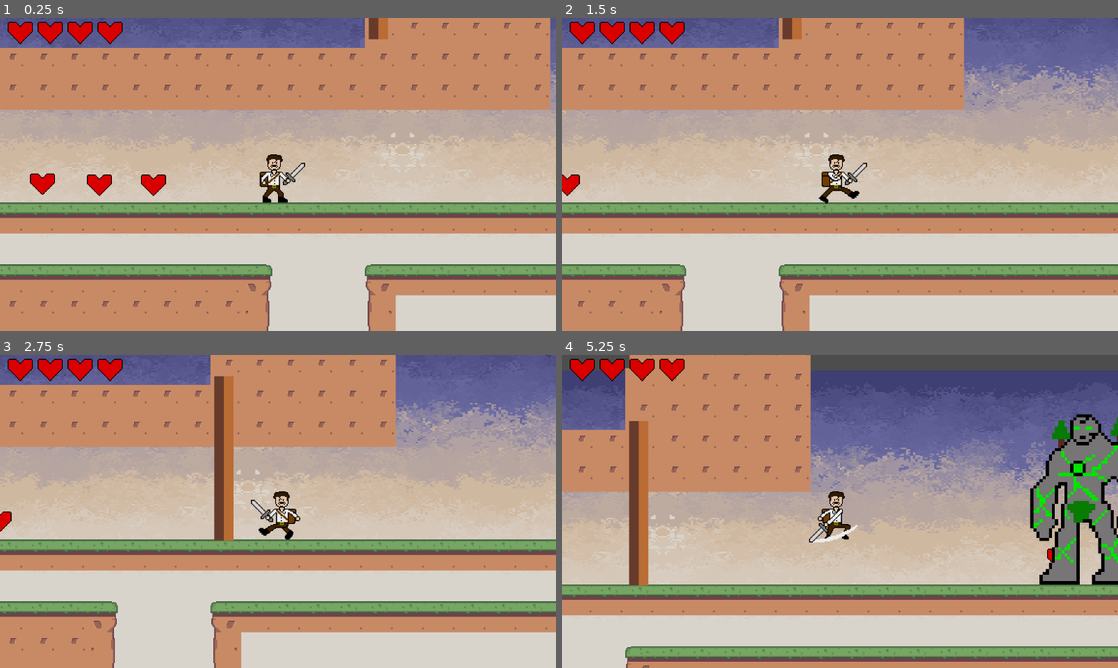
Above: before the commit, frames 1-4 (two rows, left to right).
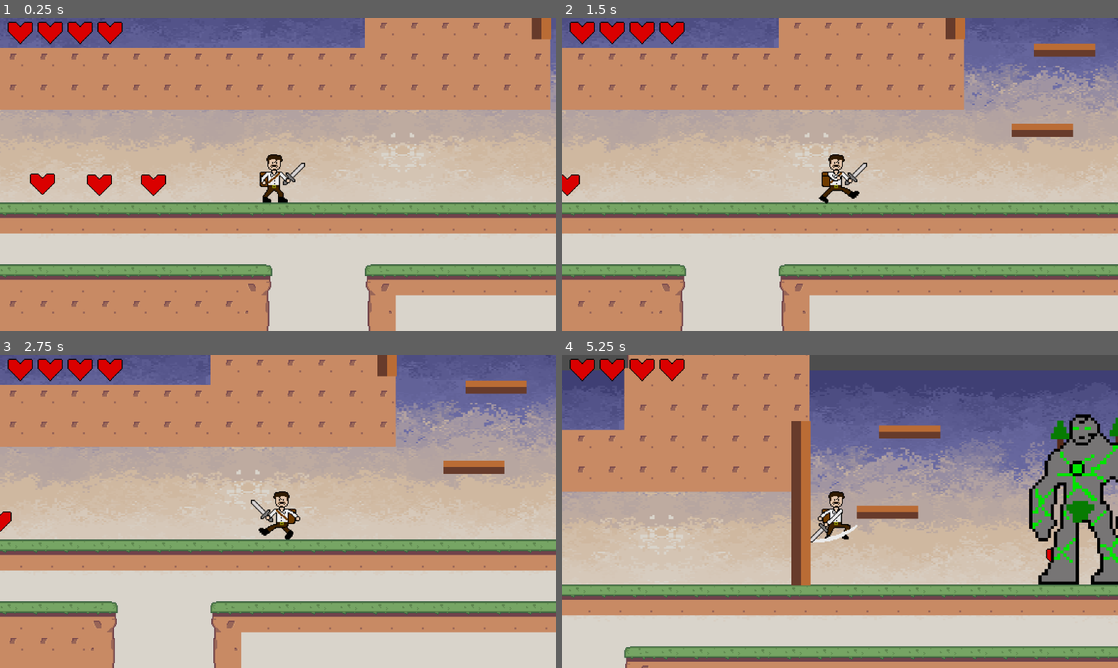
Above: after the commit, the same moments.

Repository: bscott519/ColossalCrisisGame
Game: Godot game, scene res://Scenes/level_5.tscn
Same seed, same stepped clock (60 frames per second), same inputs: the game is played once before the commit and once after it. This scene is started directly instead of the project's main scene. The engine's default icon, where the game draws it, is replaced by a stand-in: a white triangle on a blue panel in a dark square. Sound files missing from this copy of the repository are replaced by a short silence.
Inputs (mouse positions are in pixels of both pictures, inside the frame that each line leads up to):
- Up to frame 1 (0.25 s): no input
- Up to frame 2 (1.5 s): tap Enter (enter) at 0.5, 1.35 s; move the mouse to (962, 158) at 0.52 s; hold D (right) from 0.53 s (still down); click (962, 158) at 0.6 s; tap Space (jump) at 0.77 s; move the mouse to (728, 190) at 1.27 s
- Up to frame 3 (2.75 s): tap Space (jump) at 1.52 s; move the mouse to (333, 442) at 2.02 s; release D (right) at 2.03 s; hold A (left) from 2.03 s (still down); click (333, 442) at 2.1 s
- Up to frame 4 (5.25 s): move the mouse to (812, 574) at 2.77 s; release A (left) at 2.78 s; hold D (right) 2.78-4.28 s; tap Enter (enter) at 2.85, 4.35 s; tap Space (jump) at 3.02, 3.77, 4.52 s; move the mouse to (1006, 558) at 3.52 s; click (1006, 558) at 3.6 s; move the mouse to (673, 464) at 4.27 s; hold A (left) 4.28-5.03 s; move the mouse to (867, 511) at 5.02 s; hold D (right) from 5.03 s (still down); click (867, 511) at 5.1 s

The runs differ from the first frame. In frame 1, 0.5% of the frame differs, in the area x 66-100%, y 0-7%; in frame 2, 1.4%; in frame 3, 3.0%; in frame 4, 7.4%, in the area x 0-100%, y 0-100%.

Commit message:
player can damage giant

Diff:
--- a/Scenes/earth_giant.tscn
+++ b/Scenes/earth_giant.tscn
@@ -132,15 +132,17 @@
 [sub_resource type="RectangleShape2D" id="RectangleShape2D_fyhic"]
 size = Vector2(75, 31)
 
-[node name="EarthGiant" type="CharacterBody2D"]
+[sub_resource type="CapsuleShape2D" id="CapsuleShape2D_vgat6"]
+radius = 18.0
+height = 52.0
+
+[node name="EarthGiant" type="CharacterBody2D" groups=["enemies"]]
 script = ExtResource("1_kl2yr")
 
 [node name="AnimatedSprite2D" type="AnimatedSprite2D" parent="."]
 sprite_frames = SubResource("SpriteFrames_e7ak4")
 animation = &"idle"
 autoplay = "idle"
-frame = 1
-frame_progress = 0.479434
 
 [node name="CollisionShape2D" type="CollisionShape2D" parent="."]
 position = Vector2(-1, 6)
@@ -160,6 +162,12 @@
 position = Vector2(-2.5, 14.5)
 shape = SubResource("RectangleShape2D_fyhic")
 
+[node name="EGHitbox" type="Area2D" parent="."]
+
+[node name="CollisionShape2D" type="CollisionShape2D" parent="EGHitbox"]
+position = Vector2(-2, 5)
+shape = SubResource("CapsuleShape2D_vgat6")
+
 [connection signal="animation_finished" from="AnimatedSprite2D" to="." method="_on_animated_sprite_2d_animation_finished"]
 [connection signal="timeout" from="AttackCooldown" to="." method="_on_attack_cooldown_timeout"]
 [connection signal="body_entered" from="AttackRadius" to="." method="_on_attack_radius_body_entered"]
--- a/Scenes/level_5.tscn
+++ b/Scenes/level_5.tscn
@@ -216,7 +216,7 @@
 position = Vector2(547, 211)
 
 [node name="Ccw1Platform3" type="Sprite2D" parent="."]
-position = Vector2(3861.68, 127.8)
+position = Vector2(2993, 21)
 scale = Vector2(5.28, 3.4)
 texture = ExtResource("7_mday3")
 
@@ -228,7 +228,7 @@
 one_way_collision = true
 
 [node name="Ccw1Platform4" type="Sprite2D" parent="."]
-position = Vector2(4053.68, 127.8)
+position = Vector2(3016, -62)
 scale = Vector2(5.28, 3.4)
 texture = ExtResource("7_mday3")
 
@@ -316,7 +316,12 @@
 position = Vector2(2084, 84)
 
 [node name="BossDoor" parent="." instance=ExtResource("15_1vf4c")]
-position = Vector2(2734, -158)
+position = Vector2(2903, -158)
+scale = Vector2(5, 5)
+script = ExtResource("16_myq40")
+
+[node name="BossDoor2" parent="." instance=ExtResource("15_1vf4c")]
+position = Vector2(3855, -158)
 scale = Vector2(5, 5)
 script = ExtResource("16_myq40")
 
@@ -325,7 +330,7 @@
 script = ExtResource("15_2se6i")
 
 [node name="CollisionShape2D" type="CollisionShape2D" parent="BossTrigger"]
-position = Vector2(2887, 59)
+position = Vector2(2993, 59)
 shape = SubResource("RectangleShape2D_om74q")
 
 [node name="EarthGiant" parent="." instance=ExtResource("18_8nic5")]
--- a/Scripts/earth_giant.gd
+++ b/Scripts/earth_giant.gd
@@ -1,6 +1,6 @@
 extends CharacterBody2D
 
-enum State { IDLE, CHASE, STOMP, SLAM, SUMMON }
+enum State { IDLE, CHASE, STOMP, SLAM, SUMMON, DEATH }
 
 @onready var animated_sprite_2d = $AnimatedSprite2D
 @onready var detection_area = $Detection
@@ -8,7 +8,7 @@
 @onready var attack_radius = $AttackRadius
 
 var player_in_attack_radius = false
-var knockback_strength : float = 100
+var knockback_strength : float = 500
 var is_knocked_back: bool = false
 var knockback_dur: float = 0.2
 var is_chasing: bool = false
@@ -42,6 +42,7 @@
 				animated_sprite_2d.play("walk")
 				var direction = (player.global_position - global_position).normalized()
 				velocity = direction * speed
+				velocity.y = 0
 
 				move_and_slide()
 
@@ -125,13 +126,14 @@
 	took_dmg = true
 	if health <= min_health:
 		health = min_health
-		#current_state = State.Death
+		current_state = State.DEATH
 		dead = true
+		animated_sprite_2d.play("death")
 		is_chasing = false
 		can_walk = false
 		velocity = Vector2.ZERO
 
-		$DKDealDamageArea/CollisionShape2D.set_deferred("disabled", true)
+		#$DKDealDamageArea/CollisionShape2D.set_deferred("disabled", true)
 		print("Enemy is dead. Disabling damage collision shape.")
 
 		animated_sprite_2d.stop()
Not shown: 1 places in Scenes/earth_giant.tscn that only renumber resources
